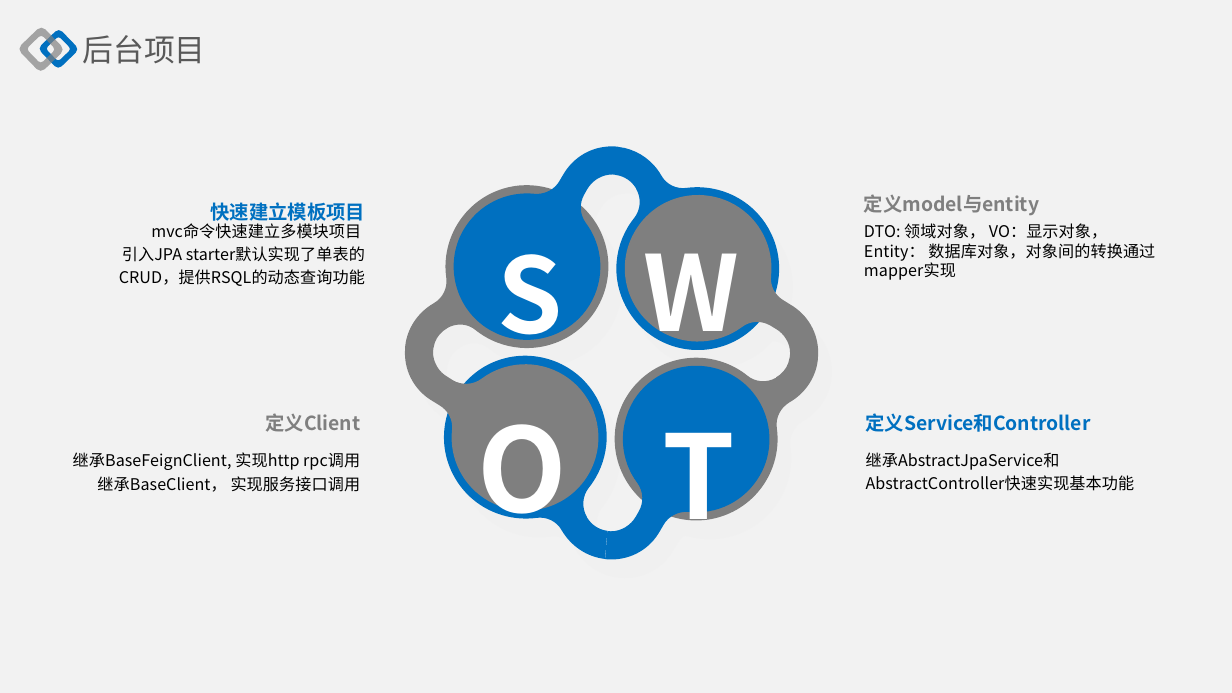
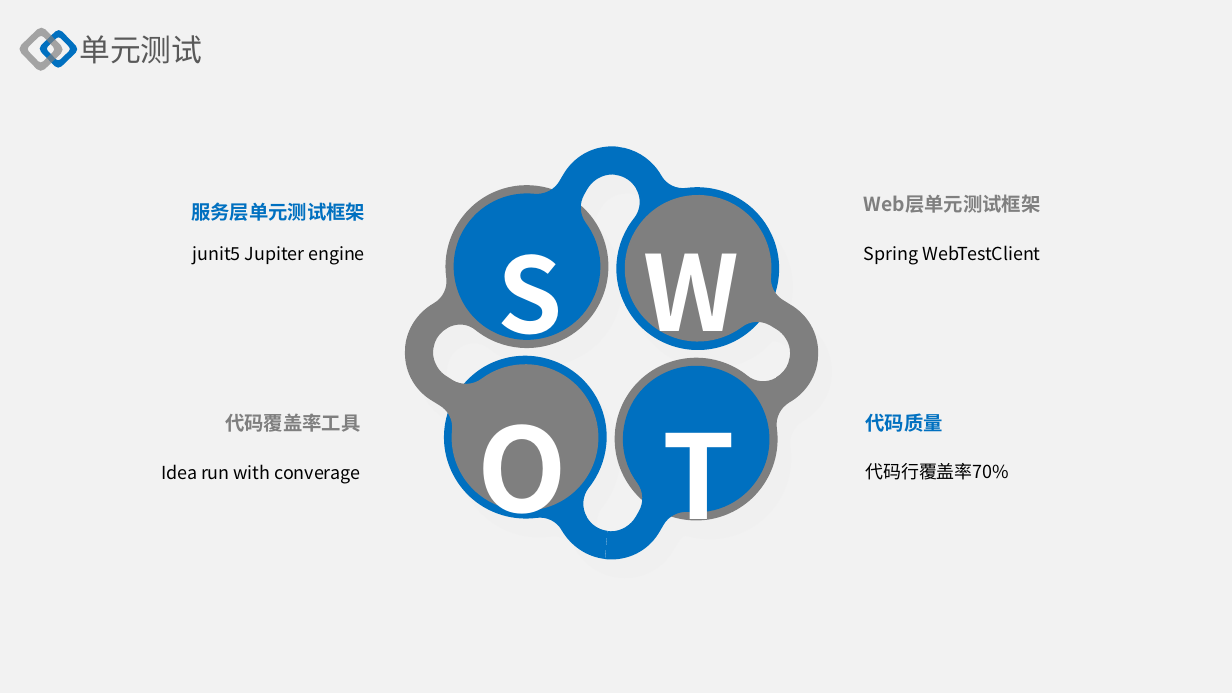
Before and after one commit to richardxie/notebook, a slide deck: slide 12 of ppt-template/开发规范及工具.pptx. Drawn at 1232x693 pixels with LibreOffice and Linux fonts; fonts in the diff are those of the drawing; background and template pictures are left out. Boxes give left, top, right and bottom in pixels: in the first picture for what was removed or moved away, otherwise in the second. Text is boxed around its words. In the diff, an @@ line names an element or a change of style, - is before the commit and + after.

```diff
--- a/ppt-template/开发规范及工具.pptx
+++ b/ppt-template/开发规范及工具.pptx
@@ text at (79,35,202,64): text changed @@
-后台项目
+单元测试
@@ text at (191,202,365,221): text changed @@
-快速建立模板项目
+服务层单元测试框架
@@ text at (864,194,1041,213): text changed @@
-定义model与entity
+Web层单元测试框架
@@ text at (193,246,365,265): text changed; size 9.4 to 10.5 pt @@
-mvc命令快速建立多模块项目
-引入JPA starter默认实现了单表的CRUD，提供RSQL的动态查询功能
+junit5 Jupiter engine
@@ text at (864,245,1040,265): text changed; size 9.4 to 10.5 pt @@
-DTO: 领域对象， VO：显示对象， Entity： 数据库对象，对象间的转换通过mapper实现
+Spring WebTestClient
@@ text at (225,413,360,432): text changed @@
-定义Client
+代码覆盖率工具
@@ text at (866,413,943,432): text changed @@
-定义Service和Controller
+代码质量
@@ text at (161,464,360,484): text changed; size 9.4 to 10.5 pt @@
-继承BaseFeignClient, 实现http rpc调用
-继承BaseClient， 实现服务接口调用
+Idea run with converage
@@ text at (866,463,1009,480): text changed; size 9.4 to 10.5 pt @@
-继承AbstractJpaService和AbstractController快速实现基本功能
+代码行覆盖率70%
```
Also in this commit, not shown: 2 other slides changed, 29 other files.
